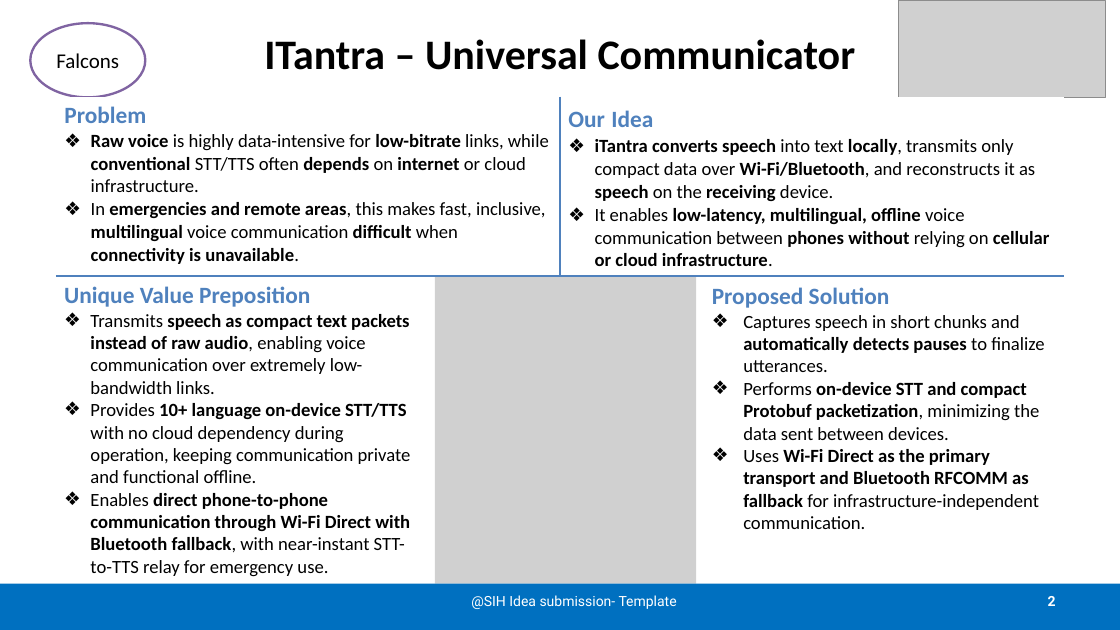
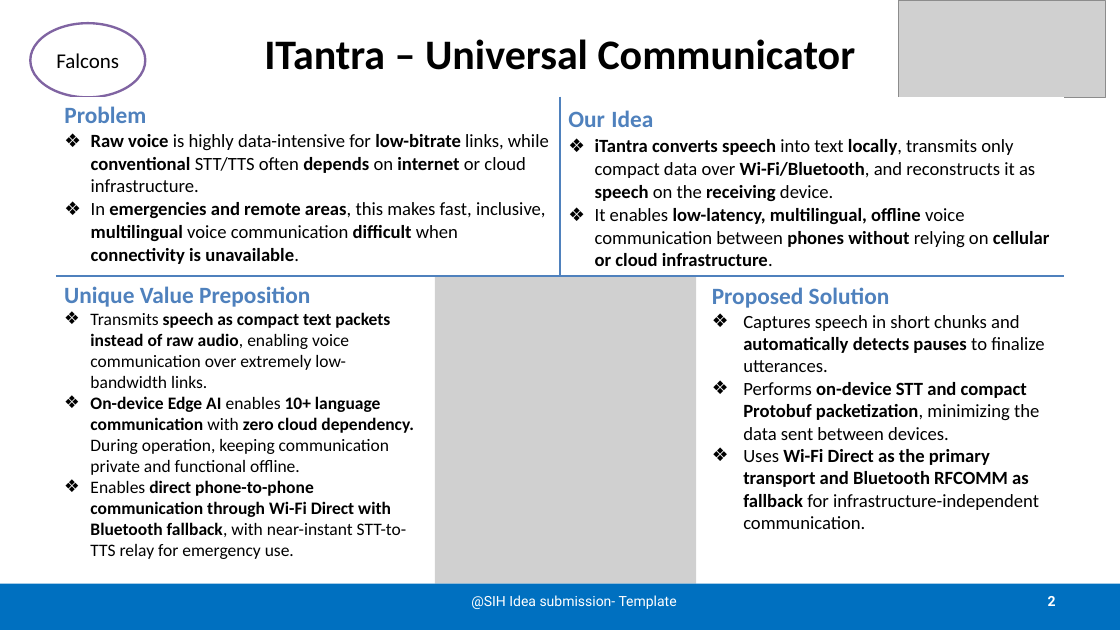
Before and after one commit to Precise-Goals/iTantra-Communication-Ecosystem, a slide deck: slide 2 of Falcons_SIH26173_iTantra.pptx. Drawn at 1120x630 pixels with LibreOffice and Linux fonts; fonts in the diff are those of the drawing; grey boxes stand for pictures. Boxes give left, top, right and bottom in pixels: in the first picture for what was removed or moved away, otherwise in the second. Text is boxed around its words. In the diff, an @@ line names an element or a change of style, - is before the commit and + after.

```diff
--- a/Falcons_SIH26173_iTantra.pptx
+++ b/Falcons_SIH26173_iTantra.pptx
@@ text at (x1=90, y1=312, x2=406, y2=559): size 16 to 15 pt in "Transmits speech as compact text packets instead ...", "Enables direct phone-to-phone communication through Wi-Fi Di ..." @@
@@ text at (x1=90, y1=396, x2=414, y2=475): text changed; size 16 to 15 pt @@
-❖ Provides 10+ language on-device STT/TTS with no cloud dependency during operation, keeping communication private and functional offline.
+❖ On-device Edge AI enables 10+ language communication with zero cloud dependency. During operation, keeping communication private and functional offline.
```
Also in this commit, not shown: 3 other slides changed, 6 other files.
